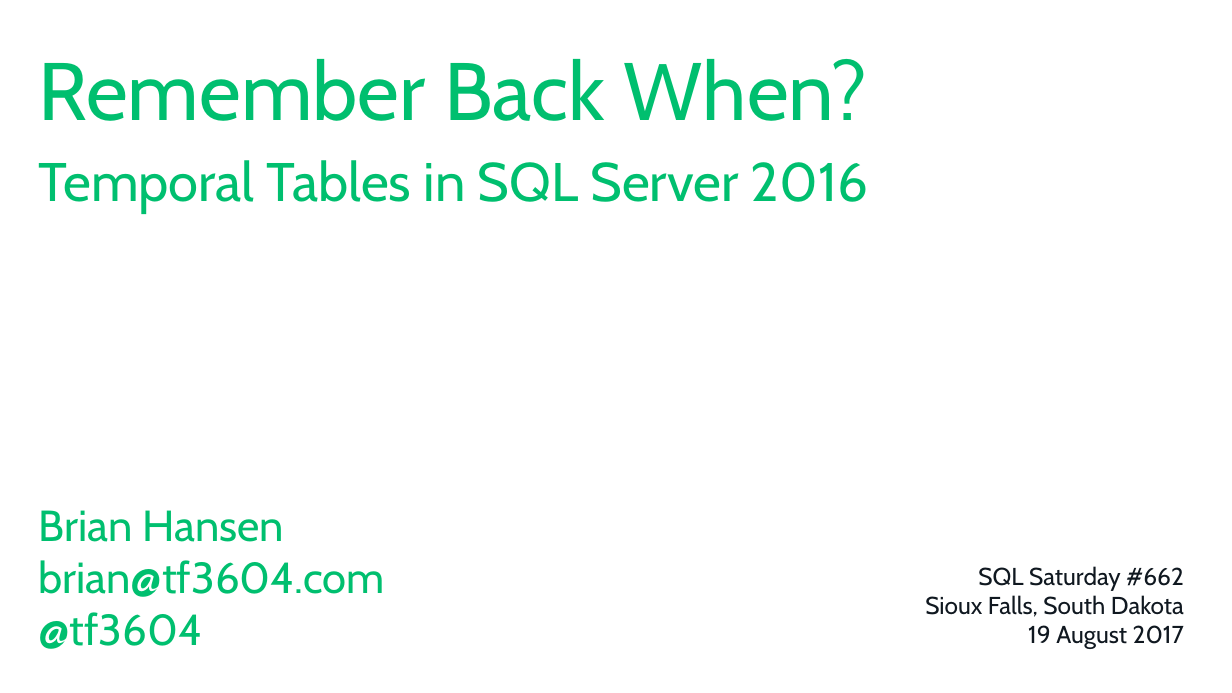
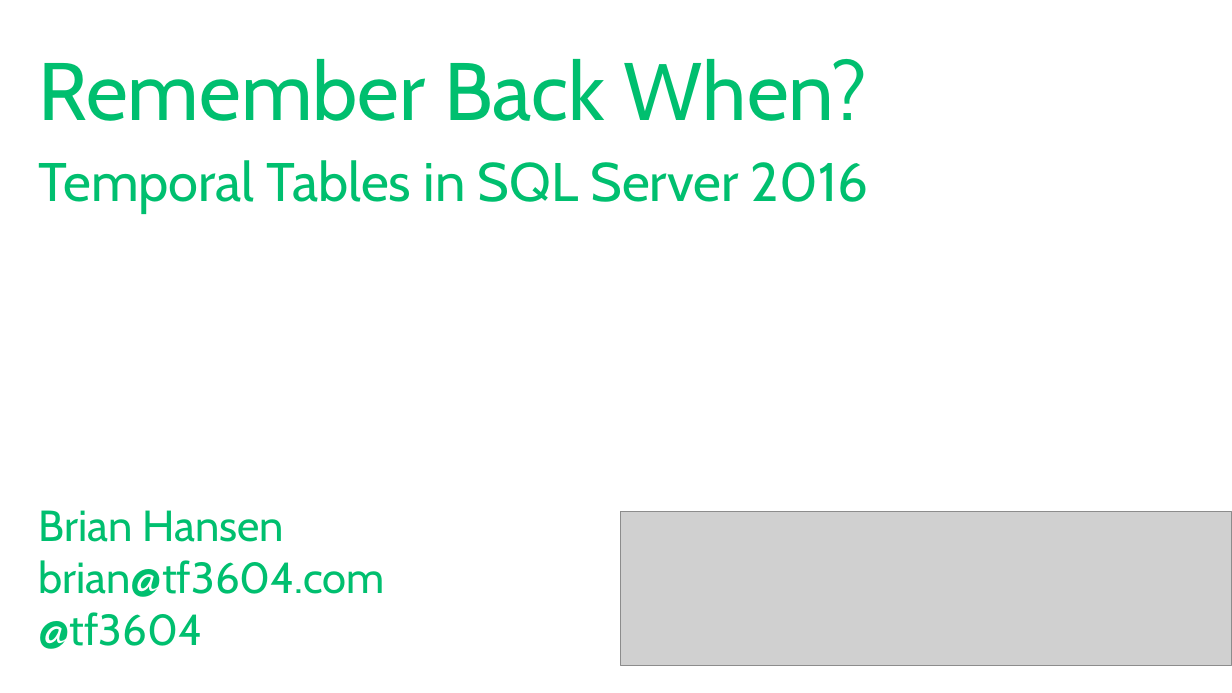
Before and after one commit to tf3604/RememberWhenTemporal, a slide deck: slide 1 of Temporal.pptx. Drawn at 1232x693 pixels with LibreOffice and Linux fonts; fonts in the diff are those of the drawing; grey boxes stand for pictures; background and template pictures are left out. Boxes give left, top, right and bottom in pixels: in the first picture for what was removed or moved away, otherwise in the second. Text is boxed around its words. In the diff, an @@ line names an element or a change of style, - is before the commit and + after.

Commit message:
Update title slide for Lincoln 2018.

```diff
--- a/Temporal.pptx
+++ b/Temporal.pptx
@@ picture added at bbox=[621, 511, 1232, 665] @@
@@ text removed at bbox=[925, 566, 1184, 649] @@
-SQL Saturday #662
-Sioux Falls, South Dakota
-19 August 2017
```
